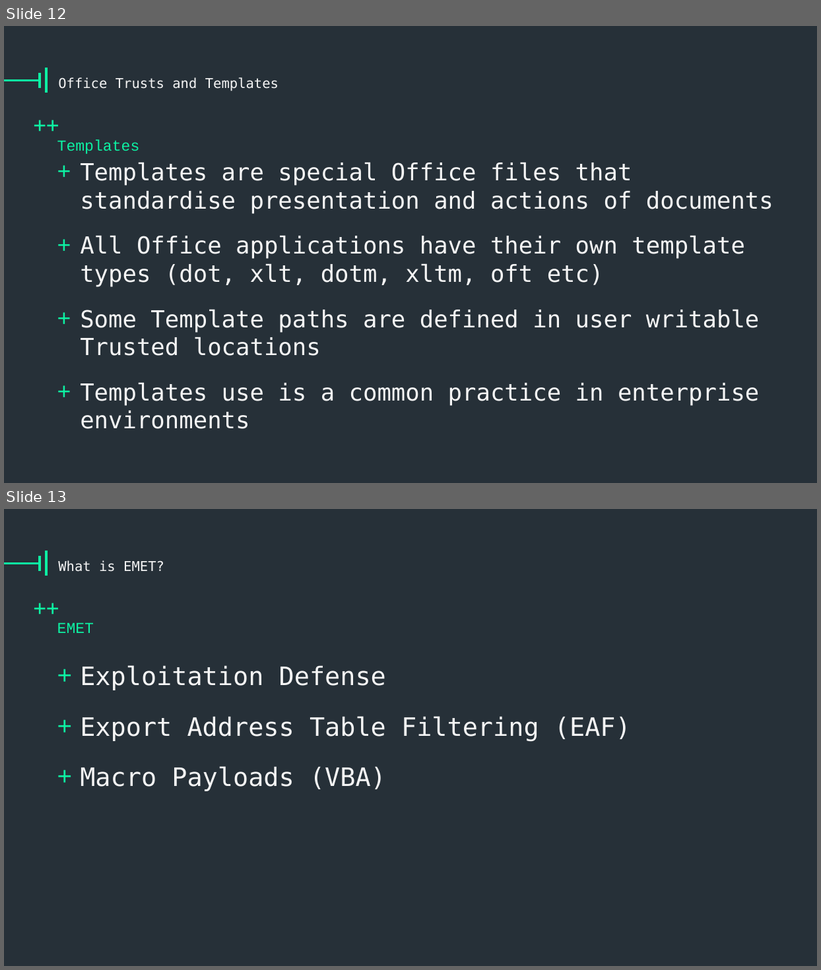
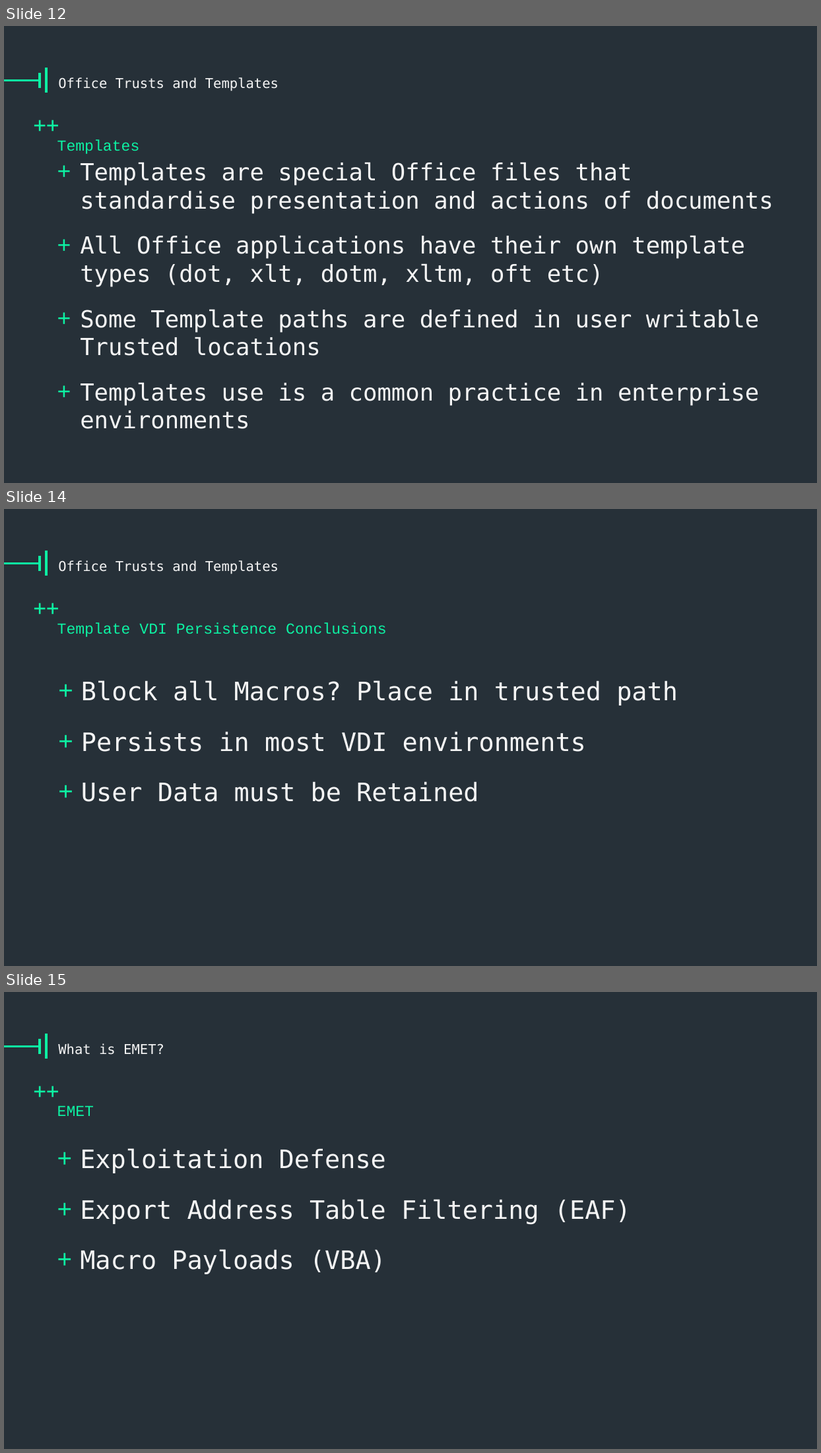
Before and after one commit to vysec/wepwnise-presentation, a slide deck: one-template-to-rule-them-all-v1.1.pptx. Shown one above the other, each under a label of ours: slides 12 and 13 before the commit, slides 12, 14 and 15 after it; the slides between them are not shown. The pictures are 821x970 and 821x1453 pixels, drawn with LibreOffice and Linux fonts; fonts in the diff are those of the drawing; background and template pictures are left out. Boxes give left, top, right and bottom in pixels: in the first picture for what was removed or moved away, otherwise in the second. Text is boxed around its words. In the diff, an @@ line names an element or a change of style, - is before the commit and + after.

Commit message:
Add more slides

```diff
--- a/one-template-to-rule-them-all-v1.1.pptx
+++ b/one-template-to-rule-them-all-v1.1.pptx
@@ slide 14 added at [4,509,817,966], background #263038; not listed: 4 template elements that a slide beside it also shows @@
@@ title added at [58,560,279,574], 32 pt, text #F5F5F5 @@
+Office Trusts and Templates
@@ text added at [57,623,386,637], 36 pt, text #0DF2A3 @@
+Template VDI Persistence Conclusions
@@ text added at [81,681,678,802], 60 pt, text #F5F5F5 @@
++ Block all Macros? Place in trusted path
++ Persists in most VDI environments
++ User Data must be Retained
@@ what was slide 13 is now slide 15 @@
```
Also in this commit, not shown: 1 other slide added.
